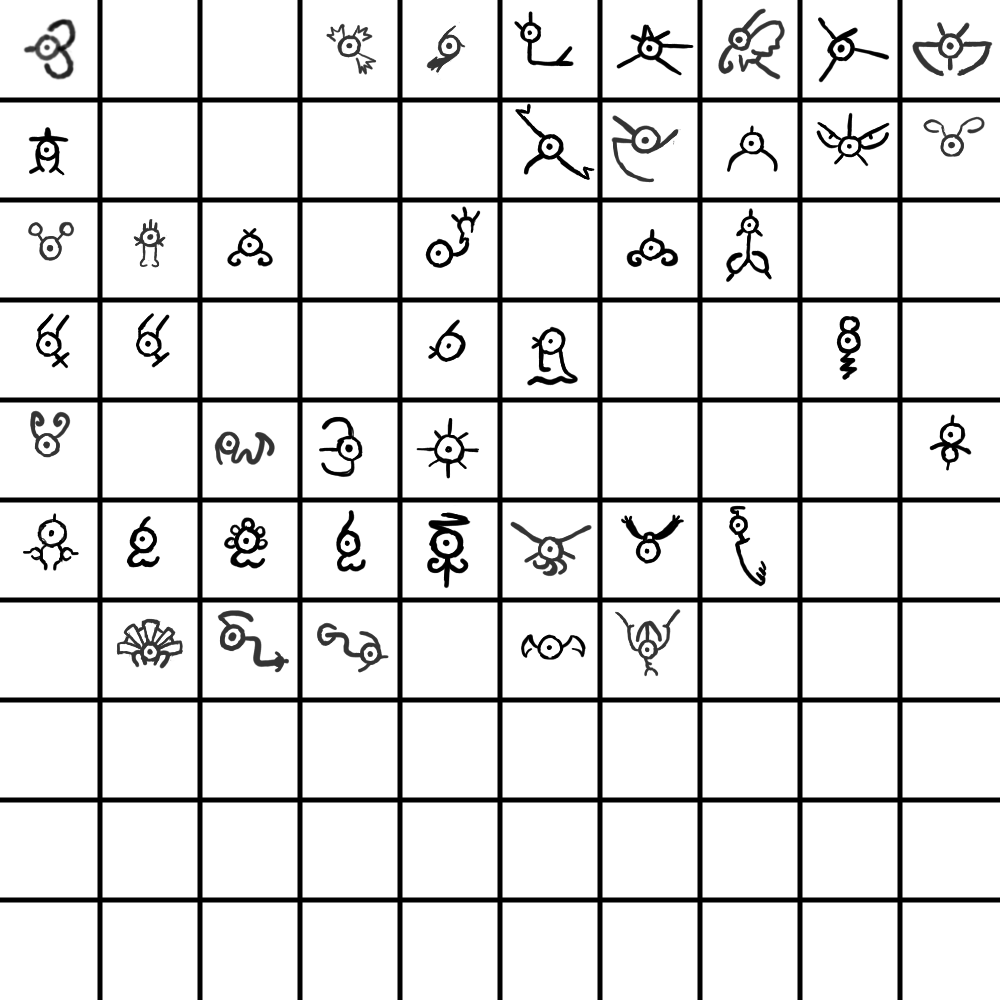
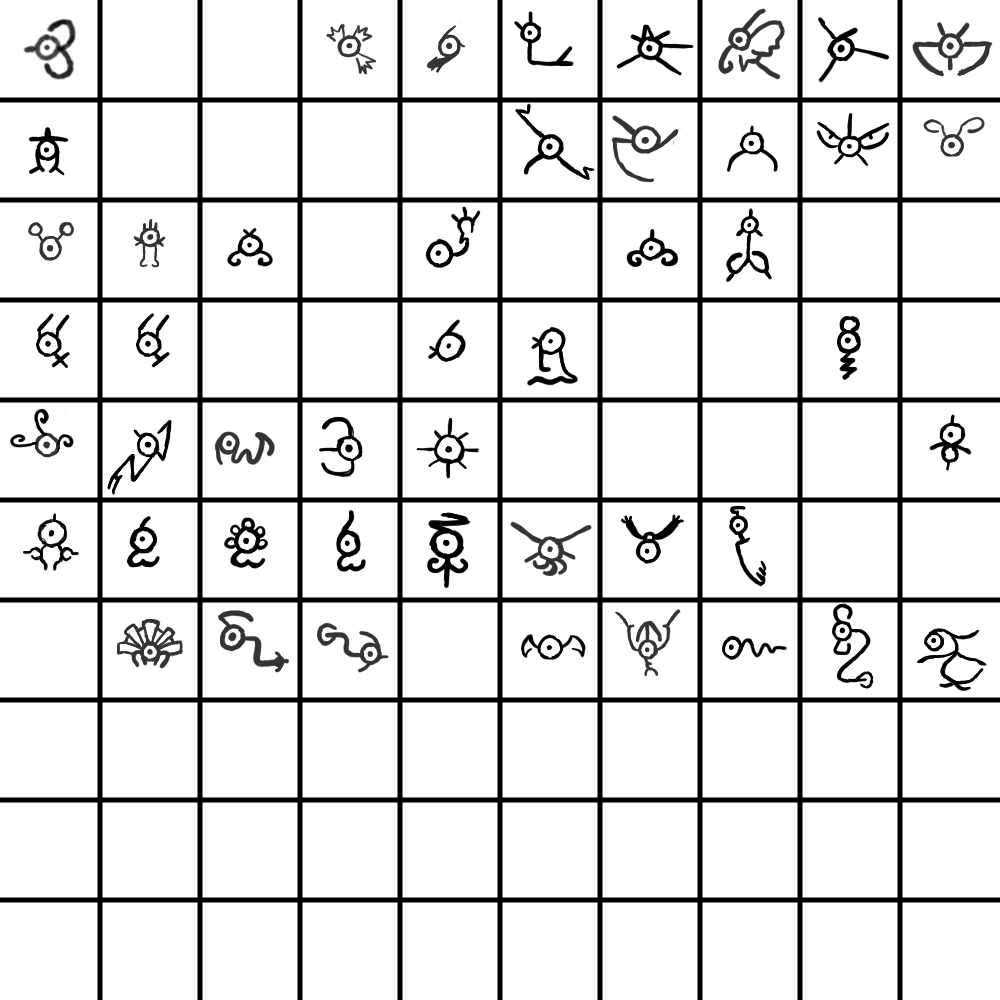
Layers edited between the first and the second 1000 x 1000 image:
painted on "Paint Layer 1" over [10, 408, 987, 691]